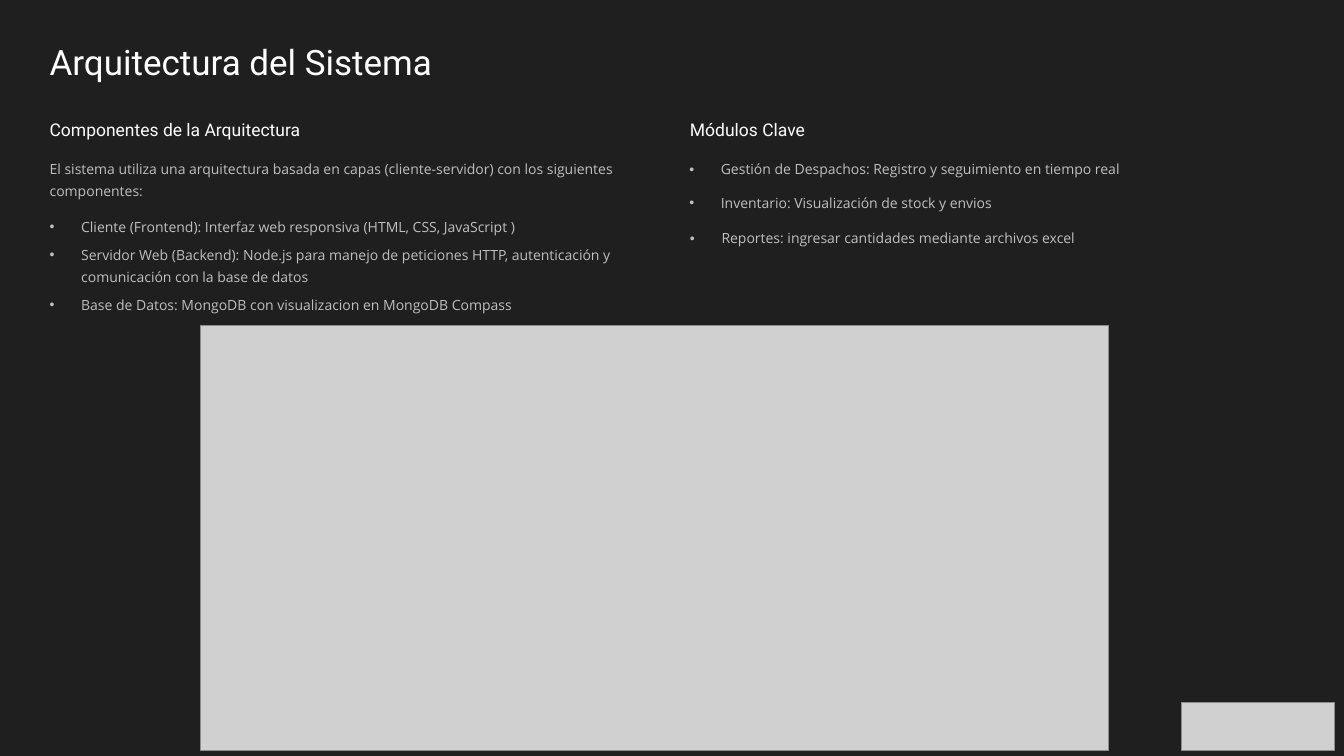
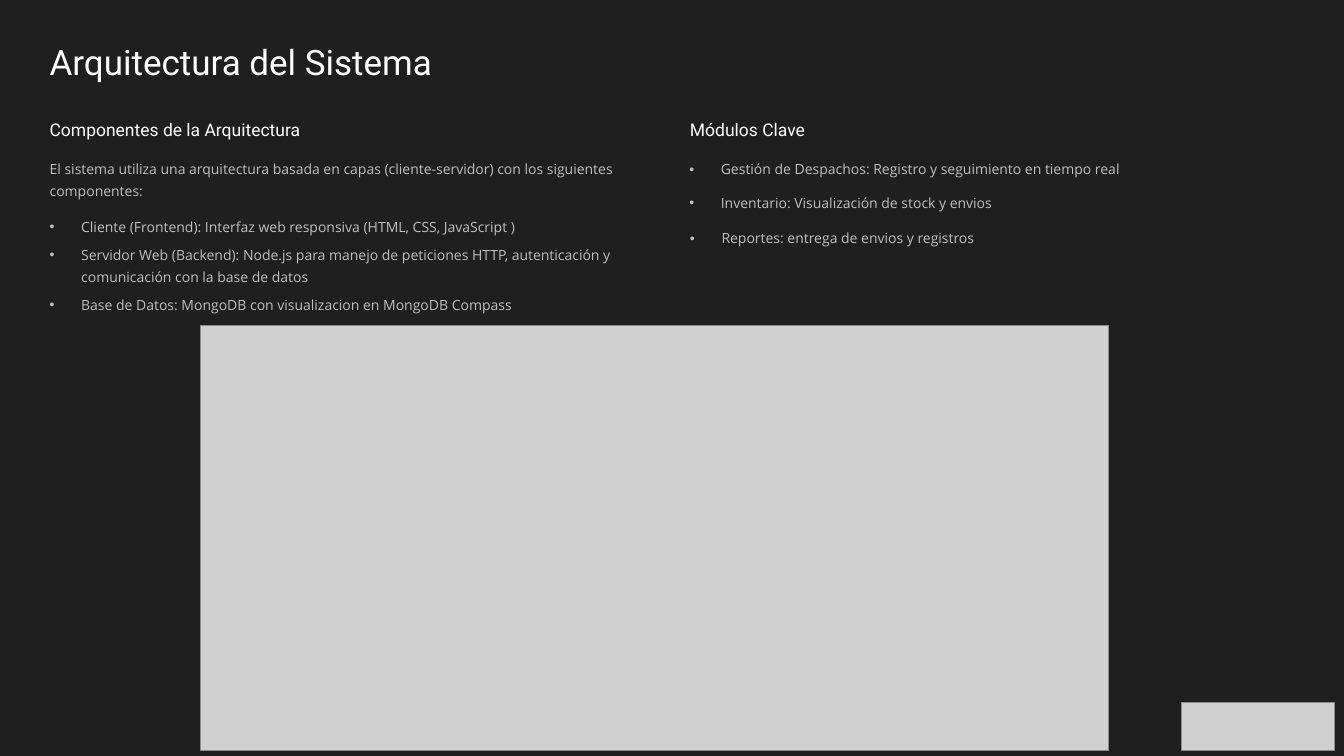
Before and after one commit to MikeBrevis/IACC_Examen_Final, a slide deck: slide 7 of MichelBrevis-Presentación examen final.pptx (slide 9 before the commit). Drawn at 1344x756 pixels with LibreOffice and Linux fonts; fonts in the diff are those of the drawing; grey boxes stand for pictures; background and template pictures are left out. Boxes give left, top, right and bottom in pixels: in the first picture for what was removed or moved away, otherwise in the second. Text is boxed around its words. In the diff, an @@ line names an element or a change of style, - is before the commit and + after.

Commit message:
Update en la presentacion, limpieza del codigo e botones de eliminar en envios

```diff
--- a/MichelBrevis-Presentación examen final.pptx
+++ b/MichelBrevis-Presentación examen final.pptx
@@ text at (x1=722, y1=232, x2=975, y2=247): text changed @@
-• Reportes: ingresar cantidades mediante archivos excel
+• Reportes: entrega de envios y registros
```
Also in this commit, not shown: 5 other slides changed, 1 slide added, 2 slides removed, 1 other file.
